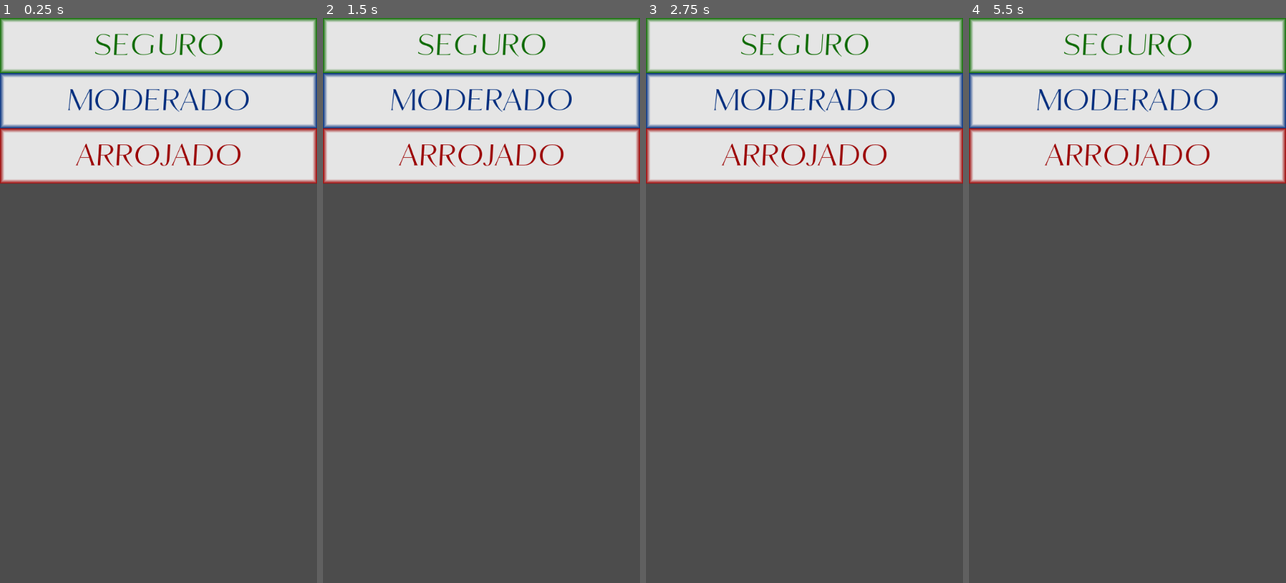
Above: before the commit, frames 1-4 (left to right).
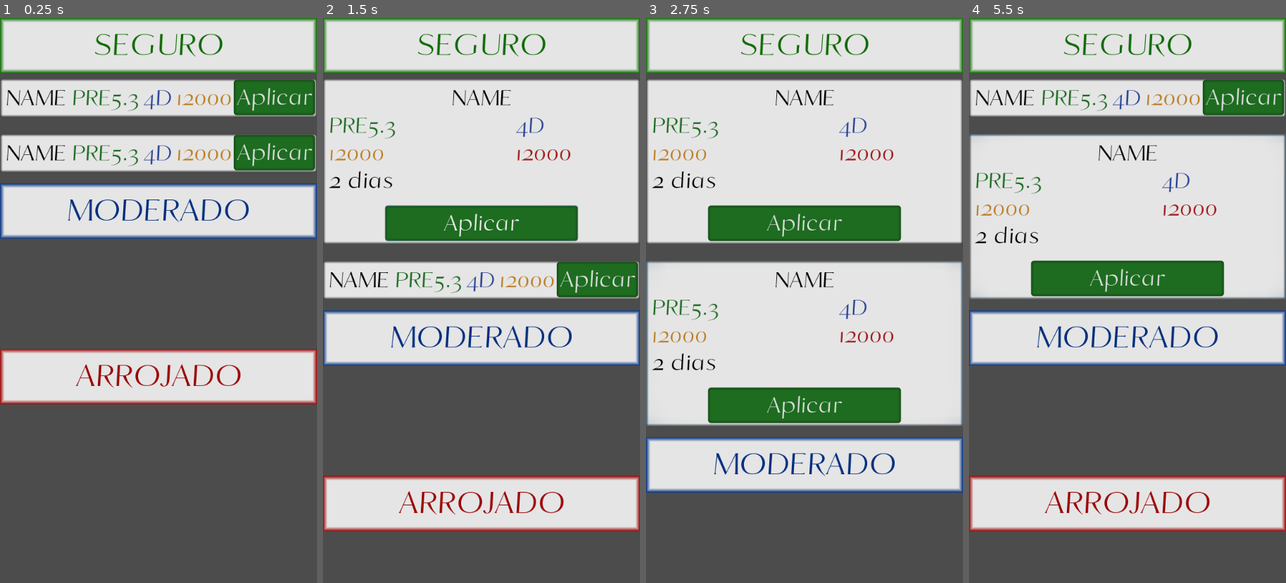
Above: after the commit, the same moments.

Repository: AndreMoukarzel/Grana-Preta
Game: Godot game, scene res://broker/BondDisplay.tscn
The game is run twice, just before and just after one commit, with the same random seed, the same clock (stepped at 60 frames per second) and the same inputs. This scene is started directly instead of the project's main scene.
Inputs (mouse positions are in pixels of both pictures, inside the frame that each line leads up to):
- Up to frame 1 (0.25 s): no input
- Up to frame 2 (1.5 s): click (481, 97) at 0.5 s, where only the run after the commit has a clickable "NAME"; click (481, 221) at 1.25 s, where only the run after the commit has a clickable "Aplicar"
- Up to frame 3 (2.75 s): click (804, 277) at 2 s, where only the run after the commit has a clickable "NAME"
- Up to frame 4 (5.5 s): click (1127, 345) at 2.75 s, where only the run after the commit has a clickable "NAME"; click (1127, 334) at 3.5 s, where only the run after the commit has a clickable "NAME"; click (1127, 159) at 4.25 s, where only the run after the commit has a clickable "NAME"; click (1127, 153) at 5 s, where only the run after the commit has a clickable "NAME"

The runs differ from the first frame. In frame 1, 32% of the frame differs, in the area x 0-100%, y 9-69%; in frame 2, 42%; in frame 3, 55%, in the area x 0-100%, y 9-84%; in frame 4, 50%.

Commit message:
Make BondDisplay adapt to Bond expansion

Diff:
--- a/broker/BondDisplay.gd
+++ b/broker/BondDisplay.gd
@@ -1,5 +1,53 @@
 extends Control
 
+const BOND_SCN = preload("res://broker/bond/Bond.tscn")
+const BOND_EXPANSION = 230
+const TWN_TIME = .2
 
-func setup():
-	pass
+onready var SafeBonds = $Safe/Bonds
+onready var ModerBonds = $Moderate/Bonds
+onready var ChanceBonds = $Chanceful/Bonds
+
+
+func _ready():
+	for i in range(3):
+		var Bond = BOND_SCN.instance()
+		Bond.rect_position.y = i * 100
+		SafeBonds.add_child(Bond)
+		Bond.connect("opened", self, "bond_opened")
+		Bond.connect("closed", self, "bond_closed")
+
+
+func bond_opened(bond):
+	var pos_y = bond.rect_global_position.y
+	var group = bond.get_parent().get_parent().get_name()
+
+	for child in bond.get_parent().get_children():
+		if child.rect_global_position.y > pos_y:
+			var c_pos = child.rect_position.y
+			$Tween.interpolate_property(child, "rect_position:y", c_pos, c_pos + BOND_EXPANSION, TWN_TIME, Tween.TRANS_QUAD, Tween.EASE_IN_OUT)
+
+	if group != "Chanceful":
+		var g_pos = $Chanceful.rect_position.y
+		$Tween.interpolate_property($Chanceful, "rect_position:y", g_pos, g_pos + BOND_EXPANSION, TWN_TIME, Tween.TRANS_QUAD, Tween.EASE_IN_OUT)
+	if group == "Safe":
+		var g_pos = $Moderate.rect_position.y
+		$Tween.interpolate_property($Moderate, "rect_position:y", g_pos, g_pos + BOND_EXPANSION, TWN_TIME, Tween.TRANS_QUAD, Tween.EASE_IN_OUT)
+	$Tween.start()
+
+func bond_closed(bond):
+	var pos_y = bond.rect_global_position.y
+	var group = bond.get_parent().get_parent().get_name()
+
+	for child in bond.get_parent().get_children():
+		if child.rect_global_position.y > pos_y:
+			var c_pos = child.rect_position.y
+			$Tween.interpolate_property(child, "rect_position:y", c_pos, c_pos - BOND_EXPANSION, TWN_TIME, Tween.TRANS_QUAD, Tween.EASE_IN_OUT)
+
+	if group != "Chanceful":
+		var g_pos = $Chanceful.rect_position.y
+		$Tween.interpolate_property($Chanceful, "rect_position:y", g_pos, g_pos - BOND_EXPANSION, TWN_TIME, Tween.TRANS_QUAD, Tween.EASE_IN_OUT)
+	if group == "Safe":
+		var g_pos = $Moderate.rect_position.y
+		$Tween.interpolate_property($Moderate, "rect_position:y", g_pos, g_pos - BOND_EXPANSION, TWN_TIME, Tween.TRANS_QUAD, Tween.EASE_IN_OUT)
+	$Tween.start()
--- a/broker/BondDisplay.tscn
+++ b/broker/BondDisplay.tscn
@@ -55,10 +55,15 @@
 align = 1
 valign = 1
 
+[node name="Bonds" type="Control" parent="Safe"]
+margin_top = 110.0
+margin_right = 40.0
+margin_bottom = 150.0
+
 [node name="Moderate" type="Panel" parent="."]
-margin_top = 100.0
+margin_top = 300.0
 margin_right = 576.0
-margin_bottom = 200.0
+margin_bottom = 400.0
 custom_styles/panel = SubResource( 3 )
 
 [node name="Label" type="Label" parent="Moderate"]
@@ -70,10 +75,15 @@
 align = 1
 valign = 1
 
+[node name="Bonds" type="Control" parent="Moderate"]
+margin_top = 110.0
+margin_right = 40.0
+margin_bottom = 150.0
+
 [node name="Chanceful" type="Panel" parent="."]
-margin_top = 200.0
+margin_top = 600.0
 margin_right = 576.0
-margin_bottom = 300.0
+margin_bottom = 700.0
 custom_styles/panel = SubResource( 4 )
 
 [node name="Label" type="Label" parent="Chanceful"]
@@ -84,3 +94,10 @@
 text = "ARROJADO"
 align = 1
 valign = 1
+
+[node name="Bonds" type="Control" parent="Chanceful"]
+margin_top = 110.0
+margin_right = 40.0
+margin_bottom = 150.0
+
+[node name="Tween" type="Tween" parent="."]
